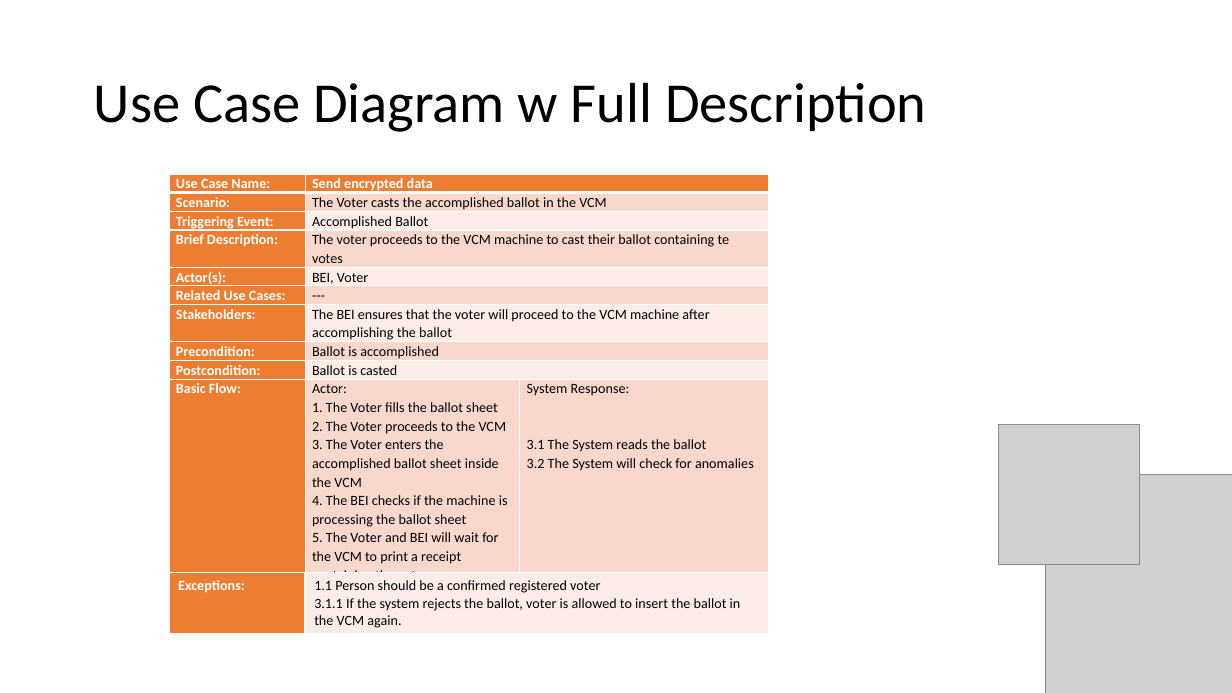
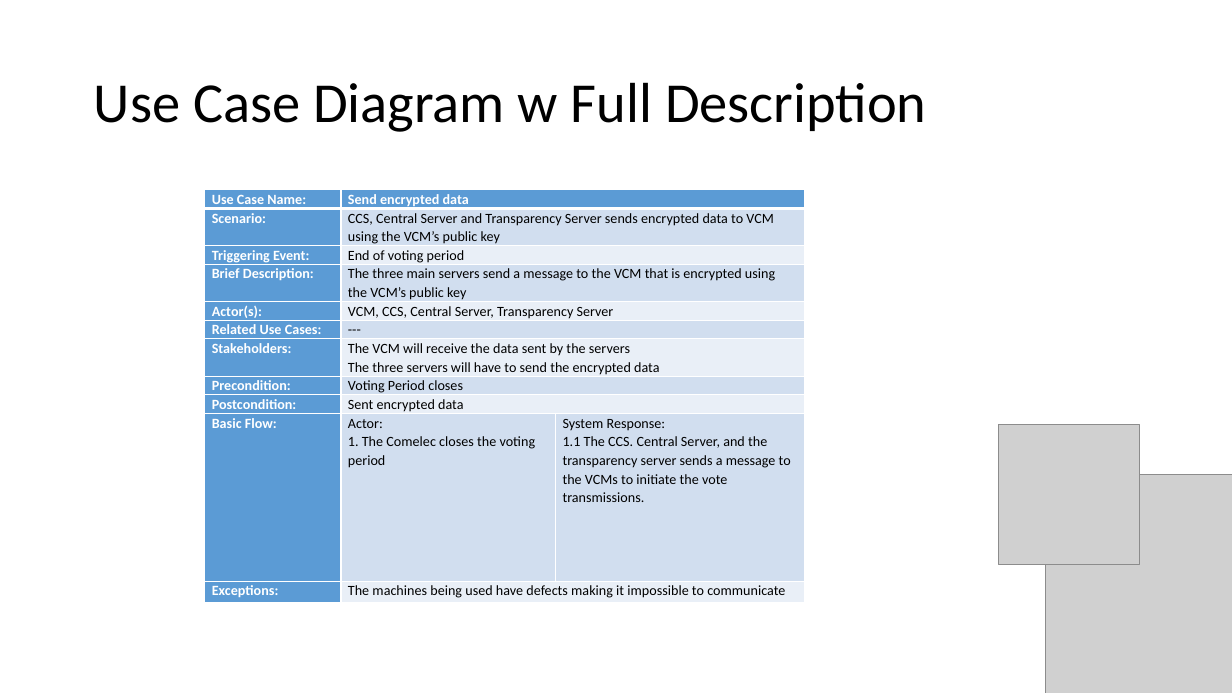
Before and after one commit to seans888/Project---Automate-Election, a slide deck: slide 18 of Documentation/DiagramMaker2.pptx. Drawn at 1232x693 pixels with LibreOffice and Linux fonts; fonts in the diff are those of the drawing; grey boxes stand for pictures. Boxes give left, top, right and bottom in pixels: in the first picture for what was removed or moved away, otherwise in the second. Text is boxed around its words. In the diff, an @@ line names an element or a change of style, - is before the commit and + after.

Commit message:
fINALIZED PPT PAPER DIAGRAMS WIKI

```diff
--- a/Documentation/DiagramMaker2.pptx
+++ b/Documentation/DiagramMaker2.pptx
@@ table at box(205, 189, 805, 602) @@
-row 2, column 2: The Voter casts the accomplished ballot in the VCM
+row 2, column 2: CCS, Central Server and Transparency Server sends encrypted data to VCM using the VCM’s public key
-row 3, column 2: Accomplished Ballot
+row 3, column 2: End of voting period
-row 4, column 2: The voter proceeds to the VCM machine to cast their ballot containing te votes
+row 4, column 2: The three main servers send a message to the VCM that is encrypted using the VCM’s public key
-row 5, column 2: BEI, Voter
+row 5, column 2: VCM, CCS, Central Server, Transparency Server
-row 7: Stakeholders: | The BEI ensures that the voter will proceed to the VCM machine after accomplishing the ballot | 
-row 8: Precondition: | Ballot is accomplished | 
-row 9: Postcondition: | Ballot is casted | 
-row 10: Basic Flow: | Actor: / 1. The Voter fills the ballot sheet / 2. The Voter proceeds to the VCM / 3. The Voter enters the accomplished ballot sheet inside the VCM / 4. The BEI checks if the machine is processing the ballot sheet / 5. The Voter and BEI will wait for the VCM to print a receipt containing the vote summary | System Response: / 3.1 The System reads the ballot / 3.2 The System will check for anomalies
+row 7: Stakeholders: | The VCM will receive the data sent by the servers / The three servers will have to send the encrypted data | 
+row 8: Precondition: | Voting Period closes | 
+row 9: Postcondition: | Sent encrypted data | 
+row 10: Basic Flow: | Actor: / 1. The Comelec closes the voting period | System Response: / 1.1 The CCS. Central Server, and the transparency server sends a message to the VCMs to initiate the vote transmissions.
+row 11: Exceptions: | The machines being used have defects making it impossible to communicate | 
@@ table: place and size @@
-table at box(169, 174, 769, 629)
+table at box(205, 189, 805, 602)
@@ table removed at box(169, 573, 769, 633), 1 rows, 2 columns @@
-Exceptions: | 1.1 Person should be a confirmed registered voter / 3.1.1 If the system rejects the ballot, voter is allowed to insert the ballot in the VCM again.
```
Also in this commit, not shown: 5 other slides changed, 2 other files.
